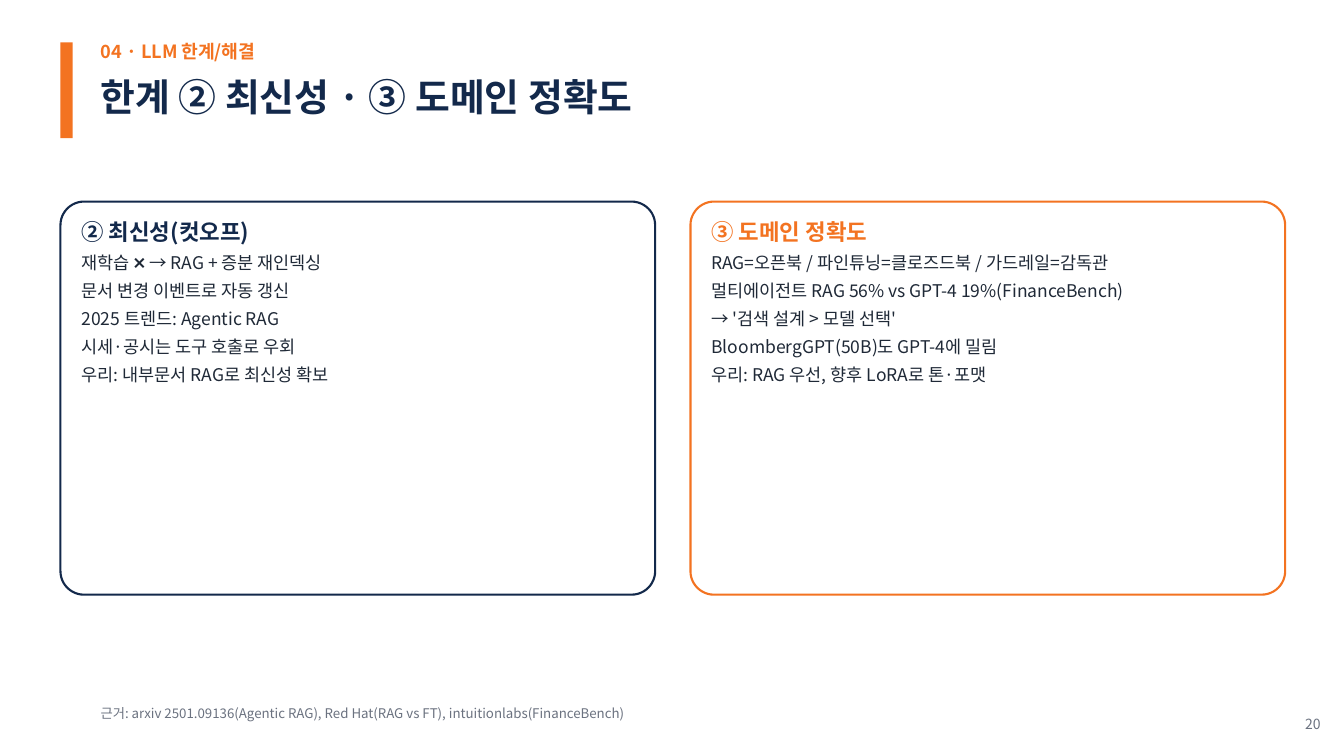
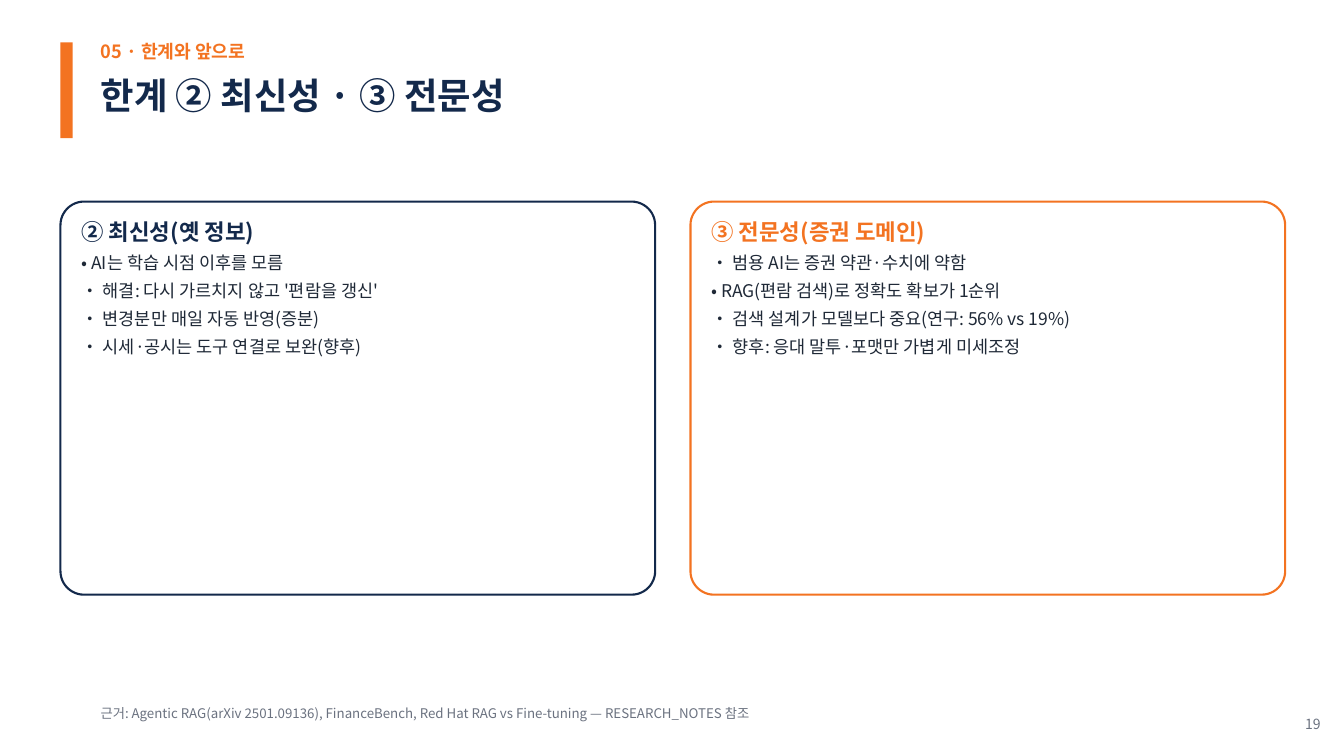
Before and after one commit to woochichichi/2026_HICT_ChatBot, a slide deck: slide 19 of docs/presentation/한화투자증권_AI상담_PoC_30min.pptx (slide 20 before the commit). Drawn at 1344x756 pixels with LibreOffice and Linux fonts; fonts in the diff are those of the drawing. Boxes give left, top, right and bottom in pixels: in the first picture for what was removed or moved away, otherwise in the second. Text is boxed around its words. In the diff, an @@ line names an element or a change of style, - is before the commit and + after.

```diff
--- a/docs/presentation/한화투자증권_AI상담_PoC_30min.pptx
+++ b/docs/presentation/한화투자증권_AI상담_PoC_30min.pptx
@@ text at (x1=101, y1=42, x2=245, y2=60): text changed @@
-04 · LLM 한계/해결
+05 · 한계와 앞으로
@@ text at (x1=101, y1=78, x2=504, y2=113): text changed; size 27 to 26 pt @@
-한계 ② 최신성 · ③ 도메인 정확도
+한계 ② 최신성 · ③ 전문성
@@ text in rounded rectangle at (x1=81, y1=221, x2=378, y2=357): text changed @@
-② 최신성(컷오프)
-재학습 ❌ → RAG + 증분 재인덱싱
-문서 변경 이벤트로 자동 갱신
-2025 트렌드: Agentic RAG
-시세·공시는 도구 호출로 우회
-우리: 내부문서 RAG로 최신성 확보
+② 최신성(옛 정보)
+• AI는 학습 시점 이후를 모름
+• 해결: 다시 가르치지 않고 '편람을 갱신'
+• 변경분만 매일 자동 반영(증분)
+• 시세·공시는 도구 연결로 보완(향후)
@@ text in rounded rectangle at (x1=711, y1=221, x2=1070, y2=355): text changed @@
-③ 도메인 정확도
-RAG=오픈북 / 파인튜닝=클로즈드북 / 가드레일=감독관
-멀티에이전트 RAG 56% vs GPT-4 19%(FinanceBench)
-→ '검색 설계 > 모델 선택'
-BloombergGPT(50B)도 GPT-4에 밀림
-우리: RAG 우선, 향후 LoRA로 톤·포맷
+③ 전문성(증권 도메인)
+• 범용 AI는 증권 약관·수치에 약함
+• RAG(편람 검색)로 정확도 확보가 1순위
+• 검색 설계가 모델보다 중요(연구: 56% vs 19%)
+• 향후: 응대 말투·포맷만 가볍게 미세조정
@@ text at (x1=101, y1=707, x2=749, y2=722): text changed @@
-근거: arxiv 2501.09136(Agentic RAG), Red Hat(RAG vs FT), intuitionlabs(FinanceBench)
+근거: Agentic RAG(arXiv 2501.09136), FinanceBench, Red Hat RAG vs Fine-tuning — RESEARCH_NOTES 참조
@@ text at (x1=1305, y1=718, x2=1321, y2=729): text changed @@
-20
+19
```
Also in this commit, not shown: 19 other slides changed, 8 slides added, 10 slides removed, 10 other files.
